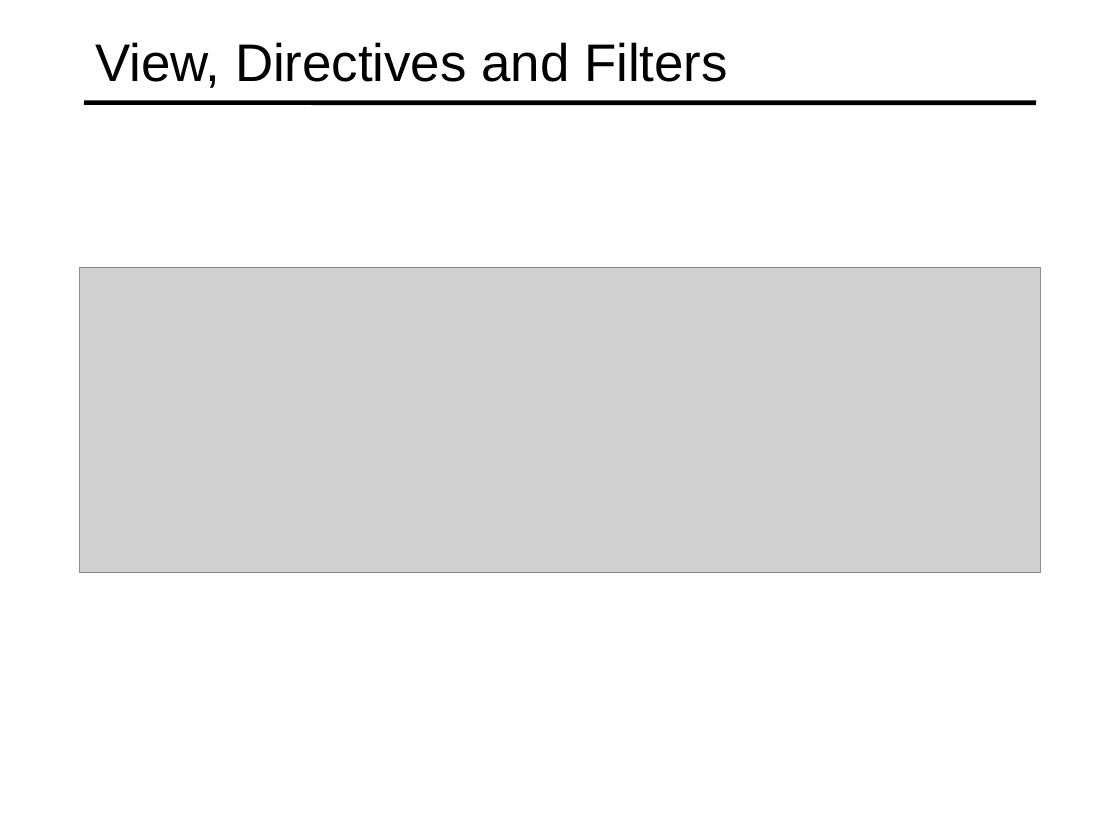
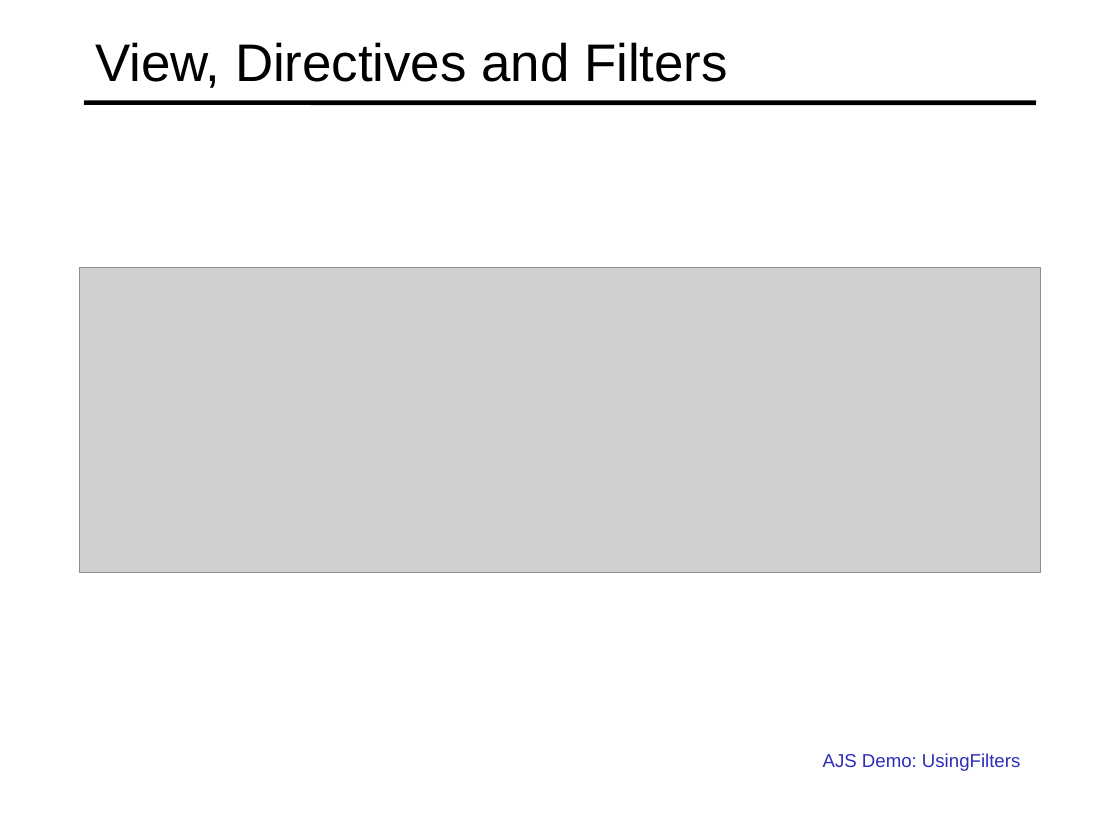
Before and after one commit to specter01wj/Jago_Link_Training, a slide deck: slide 14 of Angular/AngularJS/AngularJS JumpStart/2_Views, Directives and Filters/L2_View, Directives and Filters.ppt. Drawn at 1120x840 pixels with LibreOffice and Linux fonts; fonts in the diff are those of the drawing; grey boxes stand for pictures. Boxes give left, top, right and bottom in pixels: in the first picture for what was removed or moved away, otherwise in the second. Text is boxed around its words. In the diff, an @@ line names an element or a change of style, - is before the commit and + after.

```diff
--- a/Angular/AngularJS/AngularJS JumpStart/2_Views, Directives and Filters/L2_View, Directives and Filters.ppt
+++ b/Angular/AngularJS/AngularJS JumpStart/2_Views, Directives and Filters/L2_View, Directives and Filters.ppt
@@ text added at box(823, 753, 1020, 771), 12 pt, text #2D2DB9 @@
+  AJS Demo: UsingFilters
```
Also in this commit, not shown: 2 other slides changed, 3 other files.
